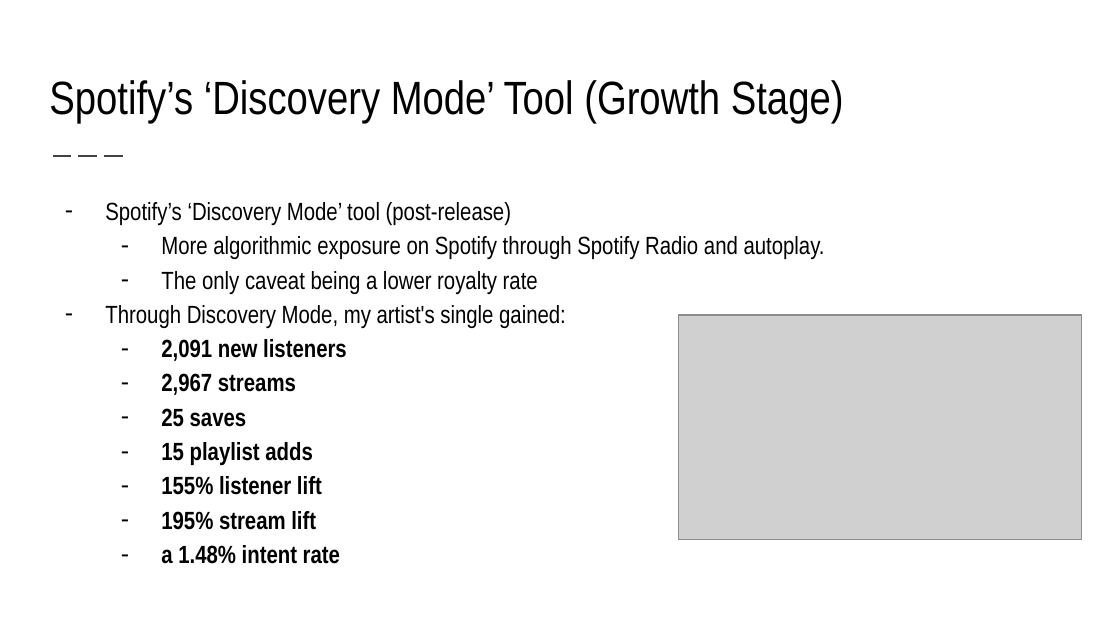
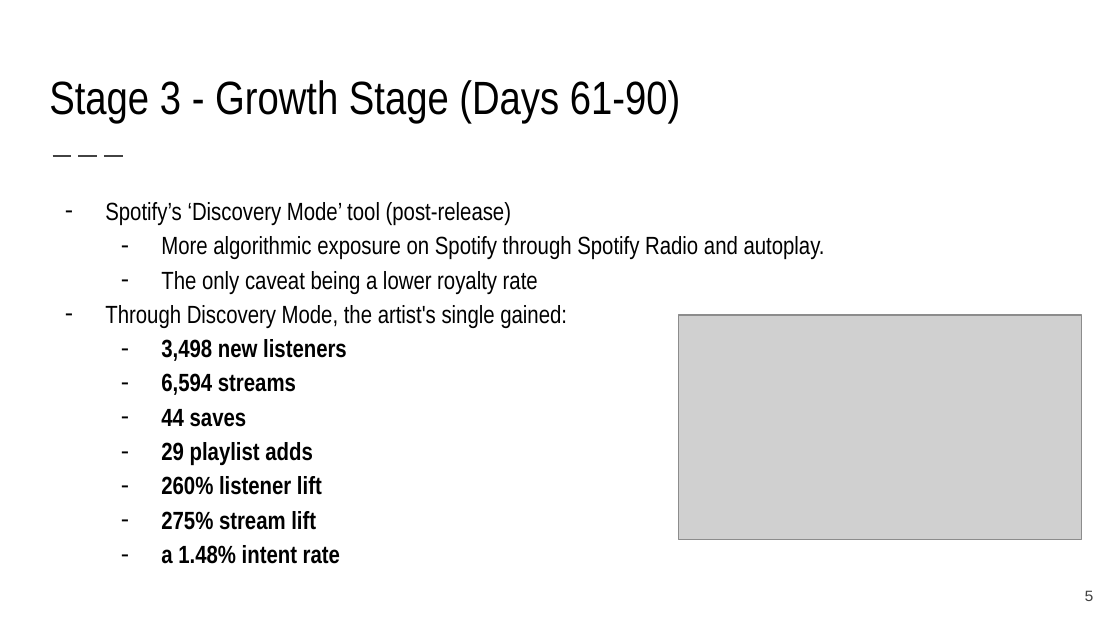
Before and after one commit to jacobposz/How-to-Use-Data-Analytics-to-Pitch-Promote-and-Grow-a-single, a slide deck: slide 5 of SLIDE DECK/Jacob Posz Capstone Presentation.pptx. Drawn at 1120x630 pixels with LibreOffice and Linux fonts; fonts in the diff are those of the drawing; grey boxes stand for pictures. Boxes give left, top, right and bottom in pixels: in the first picture for what was removed or moved away, otherwise in the second. Text is boxed around its words. In the diff, an @@ line names an element or a change of style, - is before the commit and + after.

```diff
--- a/SLIDE DECK/Jacob Posz Capstone Presentation.pptx
+++ b/SLIDE DECK/Jacob Posz Capstone Presentation.pptx
@@ title at [49, 80, 680, 124]: text changed @@
-Spotify’s ‘Discovery Mode’ Tool (Growth Stage)
+Stage 3 - Growth Stage (Days 61-90)
@@ text at [105, 305, 567, 530]: text changed @@
-– Through Discovery Mode, my artist's single gained:
-  – 2,091 new listeners
-  – 2,967 streams
-  – 25 saves
-  – 15 playlist adds
-  – 155% listener lift
-  – 195% stream lift
+– Through Discovery Mode, the artist's single gained:
+  – 3,498 new listeners
+  – 6,594 streams
+  – 44 saves
+  – 29 playlist adds
+  – 260% listener lift
+  – 275% stream lift
@@ page number added at [1084, 590, 1093, 601], 10 pt, text #424242 @@
+5
```
Also in this commit, not shown: 6 other slides changed, 1 other file.
